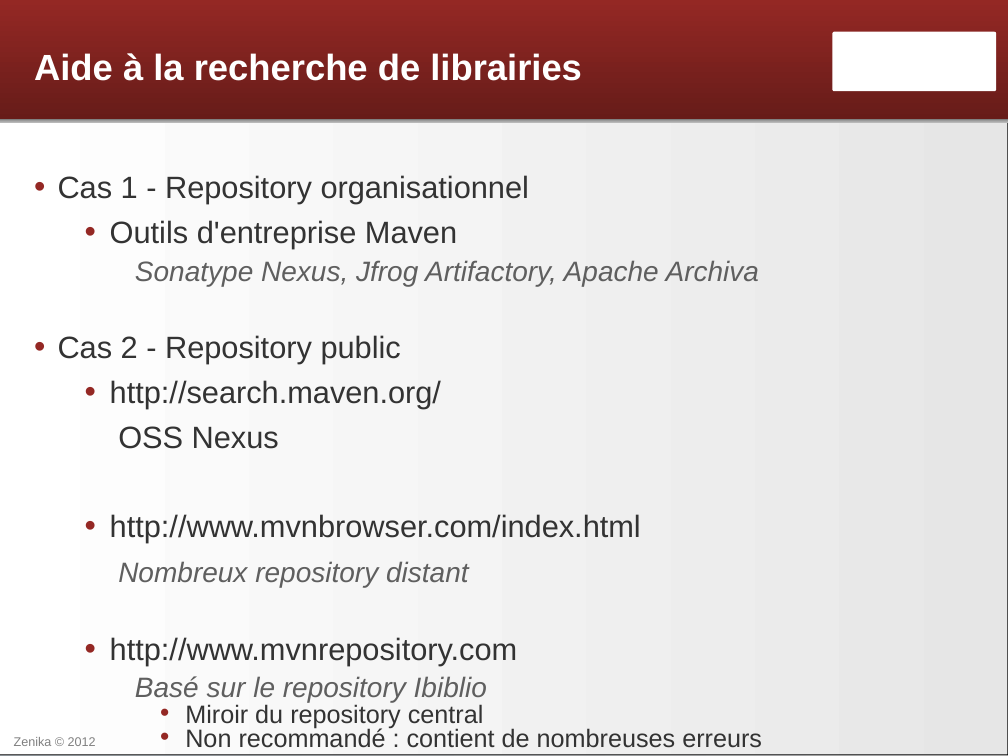
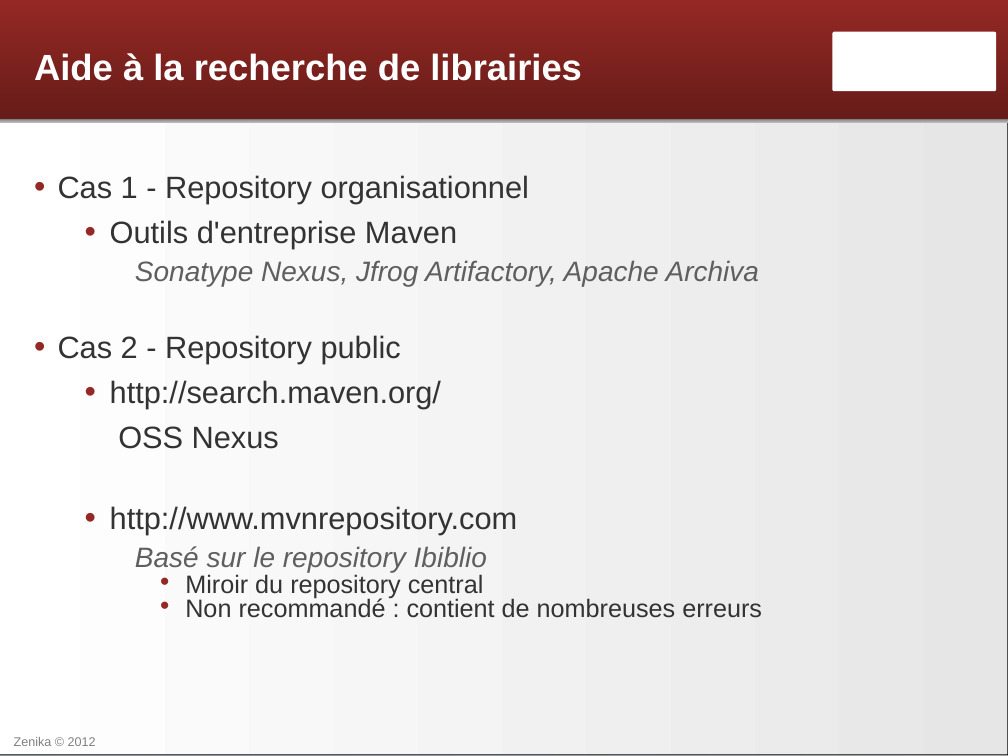
Before and after one commit to Zenika/formation-maven-osgi, a slide deck: slide 13 of Maven - 03 - Repository & Coordinations.odp. Drawn at 1008x756 pixels with LibreOffice and Linux fonts; fonts in the diff are those of the drawing; background and template pictures are left out. Boxes give left, top, right and bottom in pixels: in the first picture for what was removed or moved away, otherwise in the second. Text is boxed around its words. In the diff, an @@ line names an element or a change of style, - is before the commit and + after.

Commit message:
Suppression de la référence à 'mavenbrowser',  Maven - 03, slide 13

```diff
--- a/Maven - 03 - Repository & Coordinations.odp
+++ b/Maven - 03 - Repository & Coordinations.odp
@@ text at box(110, 514, 641, 587): paragraphs removed @@
-  • http://www.mvnbrowser.com/index.html
-  Nombreux repository distant
```
